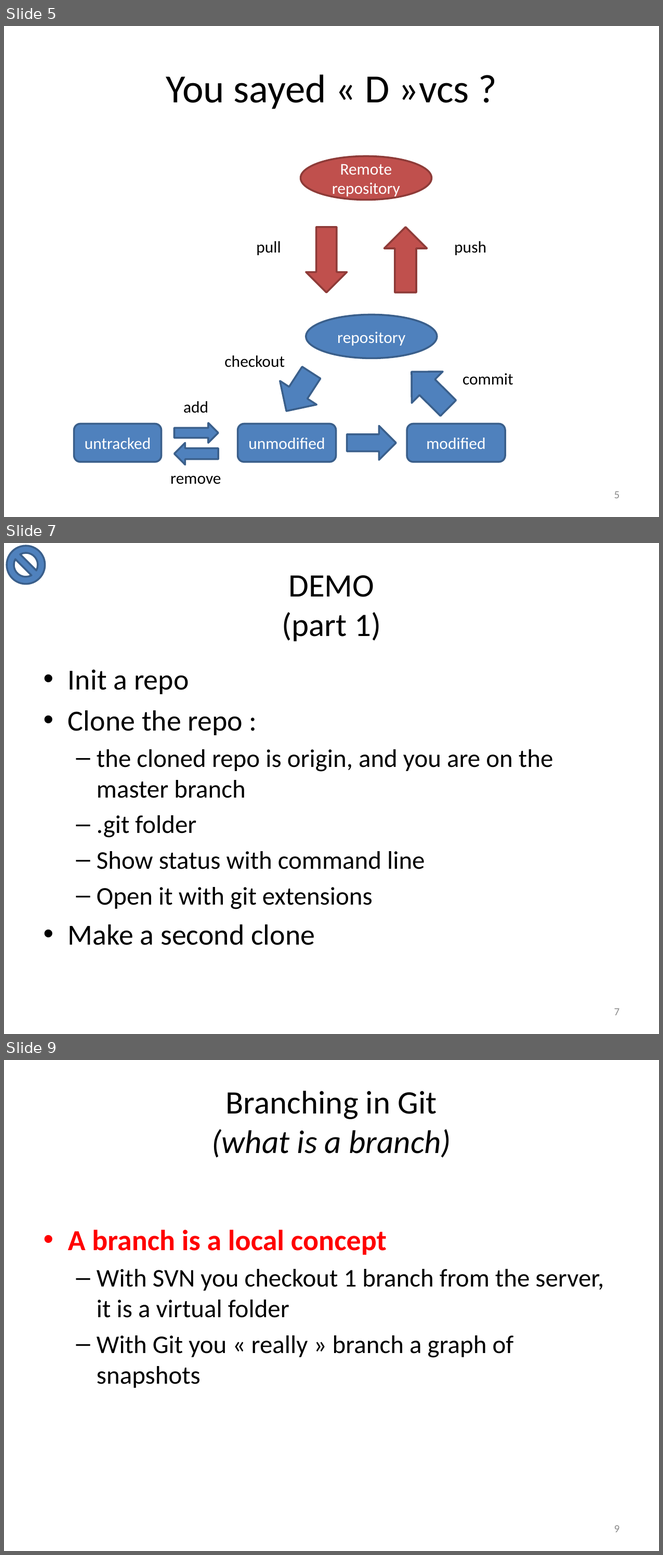
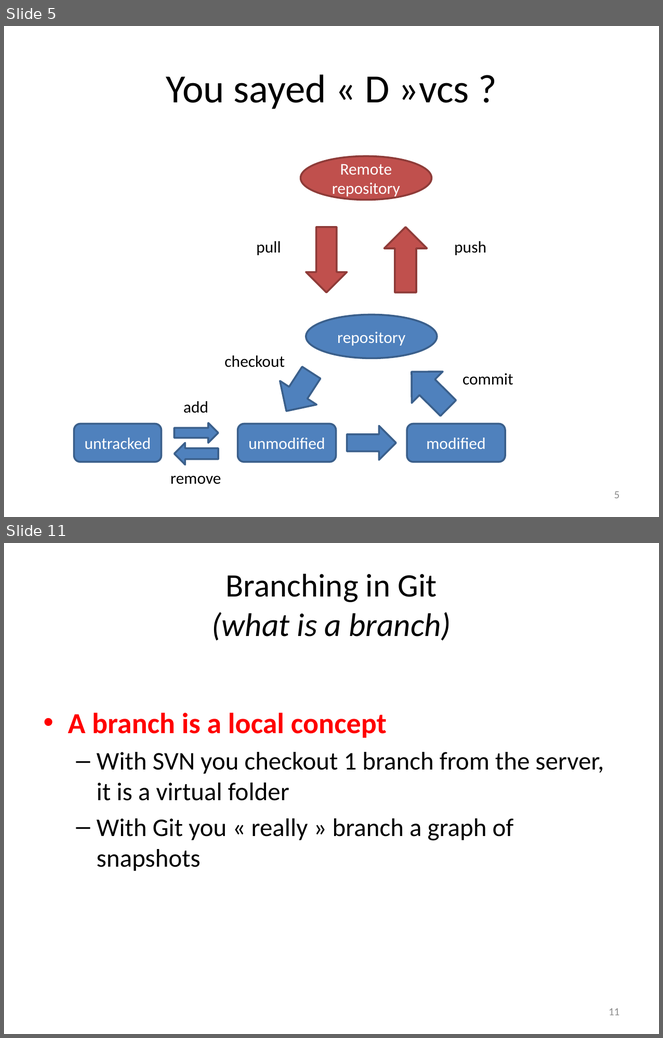
Before and after one commit to adrien59cadri/git_presentation, a slide deck: powerpoint/Nouveau Microsoft PowerPoint Presentation.pptx. Shown one above the other, each under a label of ours: slides 5, 7 and 9 before the commit, slides 5 and 11 after it; the slides between them are not shown. The pictures are 663x1555 and 663x1038 pixels, drawn with LibreOffice and Linux fonts; fonts in the diff are those of the drawing. Boxes give left, top, right and bottom in pixels: in the first picture for what was removed or moved away, otherwise in the second. Text is boxed around its words. In the diff, an @@ line names an element or a change of style, - is before the commit and + after.

```diff
--- a/powerpoint/Nouveau Microsoft PowerPoint Presentation.pptx
+++ b/powerpoint/Nouveau Microsoft PowerPoint Presentation.pptx
@@ slide 7 removed at (x1=4, y1=543, x2=659, y2=1034), background #FFFFFF @@
@@ no-entry sign removed at (x1=7, y1=546, x2=45, y2=584) @@
@@ title removed at (x1=282, y1=575, x2=381, y2=641) @@
-DEMO
-(part 1)
@@ text removed at (x1=68, y1=669, x2=553, y2=945) @@
-• Init a repo
-• Clone the repo :
-  – the cloned repo is origin, and you are on the master branch
-  – .git folder
-  – Show status with command line
-  – Open it with git extensions
-• Make a second clone
@@ page number removed at (x1=614, y1=1008, x2=620, y2=1016) @@
-7
@@ what was slide 9 is now slide 11 @@
@@ page number at (x1=609, y1=1008, x2=620, y2=1016): text changed @@
-9
+11
```
Also in this commit, not shown: 1 slide changed, 4 slides added, 1 other slide removed.
